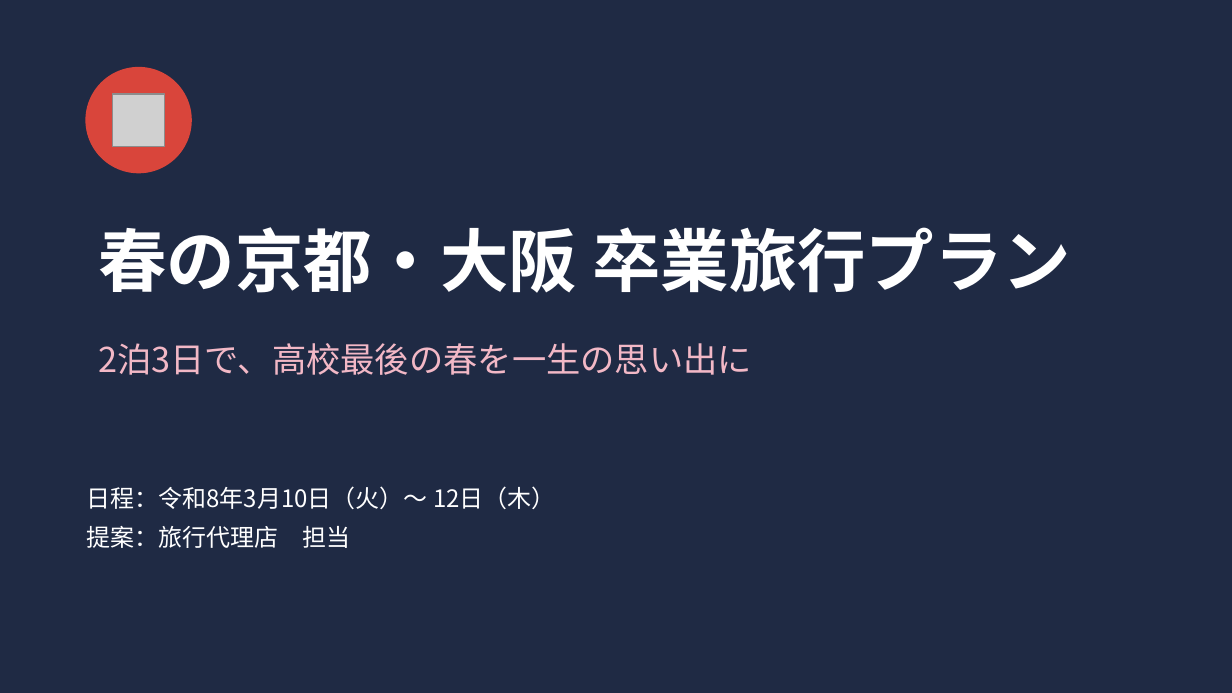
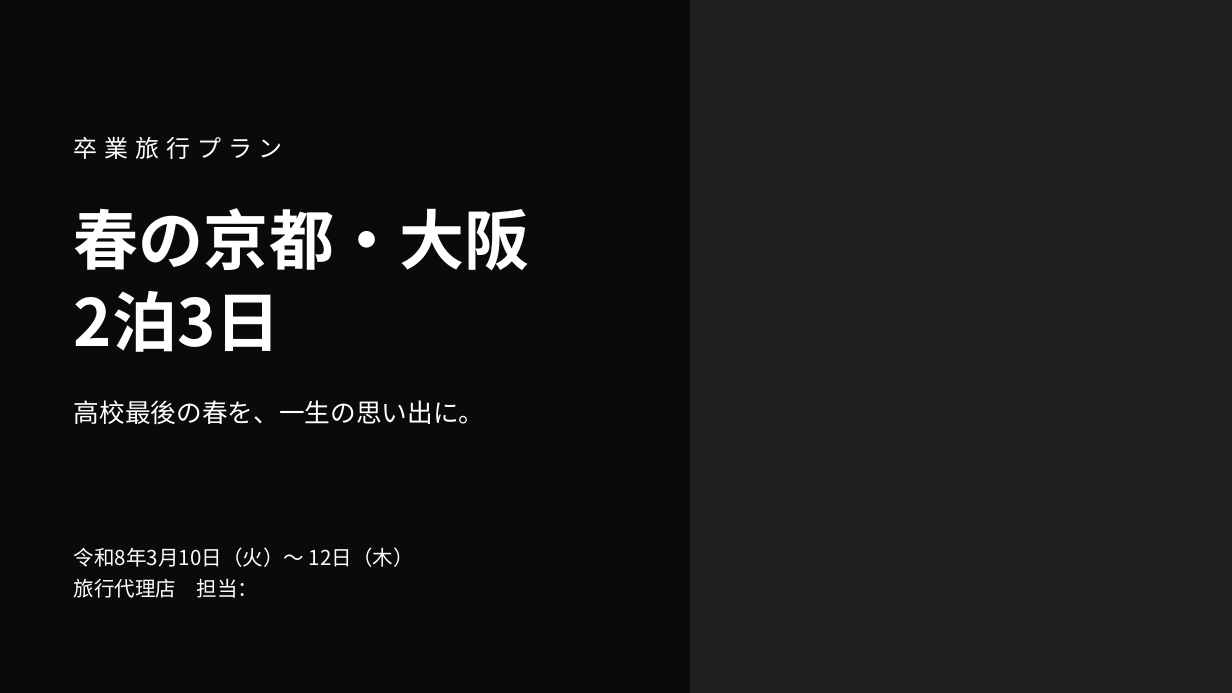
Before and after one commit to devnull0316/devnull-studio, a slide deck: slide 1 of 卒業旅行課題/卒業旅行プラン.pptx. Drawn at 1232x693 pixels with LibreOffice and Linux fonts; fonts in the diff are those of the drawing; grey boxes stand for pictures; background and template pictures are left out. Boxes give left, top, right and bottom in pixels: in the first picture for what was removed or moved away, otherwise in the second. Text is boxed around its words. In the diff, an @@ line names an element or a change of style, - is before the commit and + after.

```diff
--- a/卒業旅行課題/卒業旅行プラン.pptx
+++ b/卒業旅行課題/卒業旅行プラン.pptx
@@ background #1F2A44 to picture (left out) @@
@@ rectangle added at [0,0,690,692], fill #000000 at 65% opacity @@
@@ ellipse removed at [86,68,191,172] @@
@@ picture removed at [112,94,164,145] @@
@@ text added at [74,137,283,159], 14 pt, text #FFFFFF @@
+卒業旅行プラン
@@ text added at [74,208,529,352], 38 pt, text #FFFFFF, bold @@
+春の京都・大阪
+2泊3日
@@ title removed at [98,227,1071,293] @@
-春の京都・大阪 卒業旅行プラン
@@ text "高校最後の春を、一生の思い出に。" at [74,400,485,424]: vertical alignment top to middle @@
@@ text at [74,400,485,424]: text changed; size 20 to 15 pt; text colour #F2B8C6 to #FFFFFF @@
-2泊3日で、高校最後の春を一生の思い出に
+高校最後の春を、一生の思い出に。
@@ text at [74,547,414,598]: text changed; size 14 to 12 pt @@
-日程：令和8年3月10日（火）〜 12日（木）
-提案：旅行代理店 担当
+令和8年3月10日（火）〜 12日（木）
+旅行代理店 担当：
```
Also in this commit, not shown: 7 other slides changed, 2 slides added, 1 slide removed, 1 other file.
